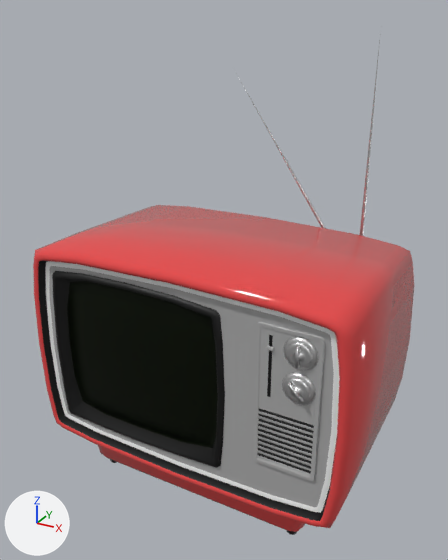
Before and after pictures for a commit that changed the glTF model scroll2/models/3.0/S99.glb.
One viewpoint serves both versions: a camera (50 mm lens) standing at (91.9, -160.3, 138.0) and looking at (1.4, 4.3, 55.7). Arrows for +X, +Y and +Z are at lower left; the lights stay in place. Where no turn or scale is listed for an object, it has been applied to the vertices.

In view in the first picture: 'Retro_TV'.
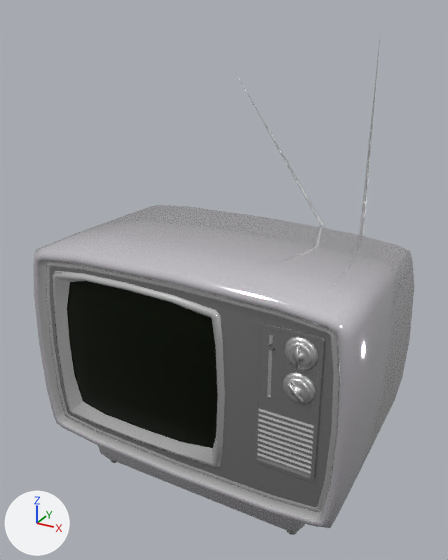
Pixel boxes (x1, y1, x2, y2) of what changed, in the pictures (448 x 560 px):
'Retro_TV', recoloured, surface changed: (33, 150, 414, 535) in both

The change, as a diff of the scene's bpy script:
```diff
--- a/scroll2/models/3.0/S99.glb.py
+++ b/scroll2/models/3.0/S99.glb.py
@@ mat_body @@
 mat_body = principled_material('Body')
-mat_body.base_color = (0.784, 0.0648, 0.0648)  # red #e54848
+mat_body.base_color = (0.97, 0.94, 1.0)  # white #fcf8ff
 mat_body.roughness = 0.0587
+mat_body.metallic = 0.873
@@ mat_white @@
 mat_white.base_color = (1.0, 1.0, 1.0)  # white #ffffff
-mat_white.metallic = 0.0563
+mat_white.metallic = 1.0
 mat_white.roughness = 0.218
@@ mat_front @@
 mat_front.base_color = (0.427, 0.427, 0.427)  # grey #afafaf
-mat_front.metallic = 0.0751
+mat_front.metallic = 0.883
 mat_front.roughness = 0.415
@@ mat_black @@
 mat_black = principled_material('Black')
-mat_black.base_color = (0.0, 0.0, 0.0)  # black #000000
+mat_black.base_color = (1.0, 1.0, 1.0)  # white #ffffff
+mat_black.roughness = 0.124
+mat_black.metallic = 1.0
```
